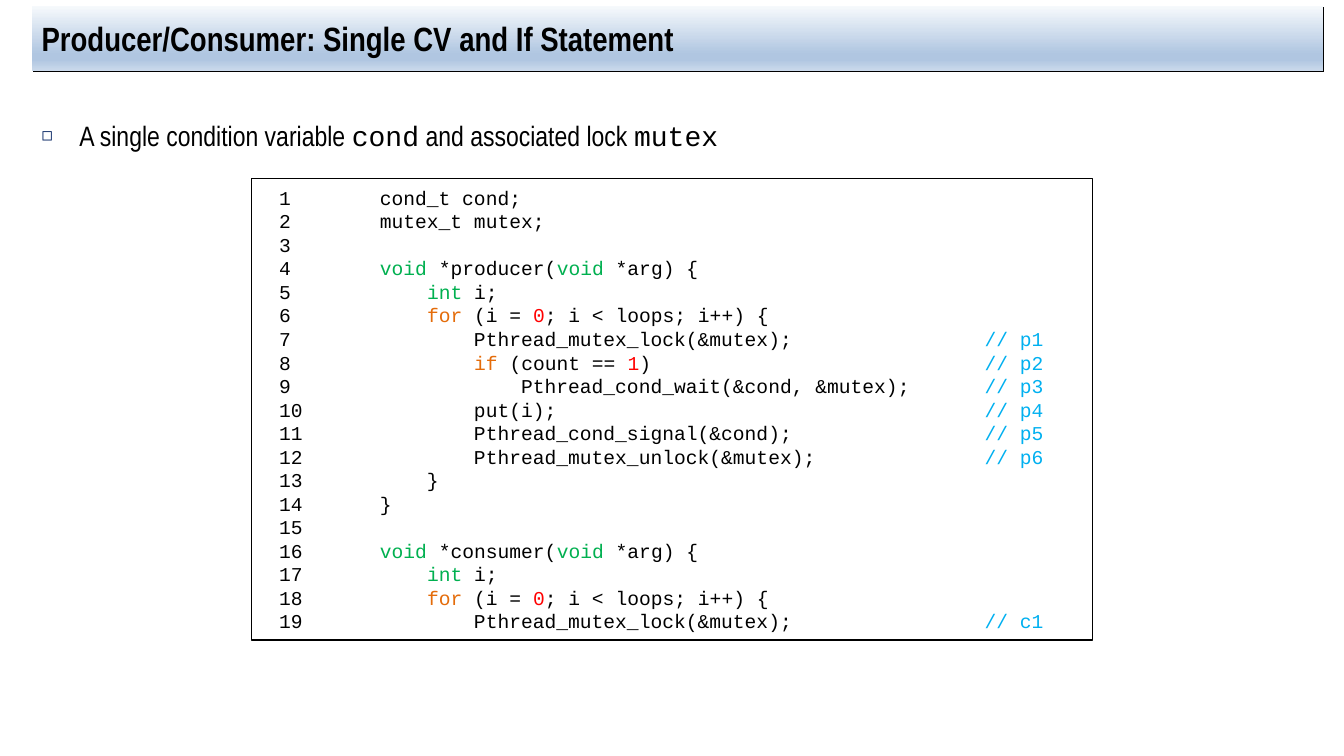
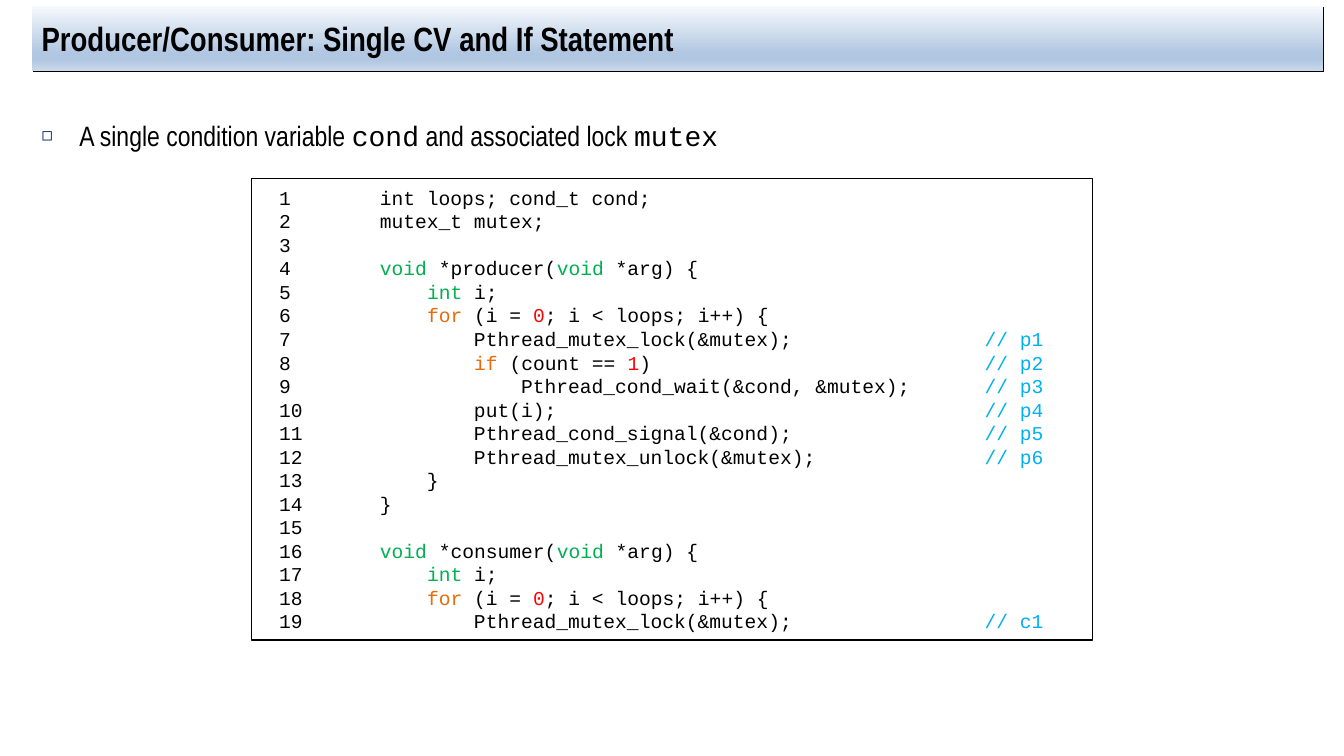
Before and after one commit to jachermocilla/extra-course-materials, a slide deck: slide 19 of cmsc125/ostep/slides/02.Concurrency/30.Condition_Variables.pptx. Drawn at 1344x756 pixels with LibreOffice and Linux fonts; fonts in the diff are those of the drawing. Boxes give left, top, right and bottom in pixels: in the first picture for what was removed or moved away, otherwise in the second. Text is boxed around its words. In the diff, an @@ line names an element or a change of style, - is before the commit and + after.

```diff
--- a/cmsc125/ostep/slides/02.Concurrency/30.Condition_Variables.pptx
+++ b/cmsc125/ostep/slides/02.Concurrency/30.Condition_Variables.pptx
@@ text in rectangle at (279,191,651,209): text changed @@
-1 cond_t cond;
+1 int loops; cond_t cond;
```
Also in this commit, not shown: 6 other slides changed, 1 other file.
